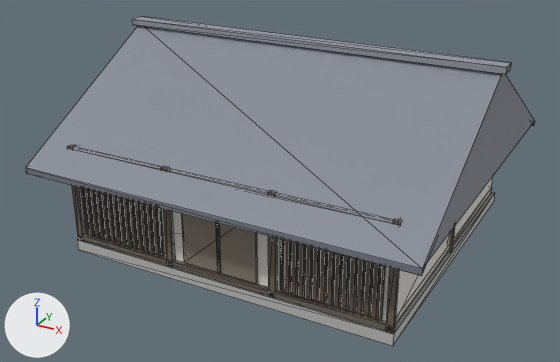
The glTF model godot/assets/models/machiya_f_b.glb as it was, and as the next commit left it.
Both versions are drawn from a 50 mm lens placed at (9.15, -13.66, 10.11), pointed at (-0.24, 3.41, 1.58). Lighting does not change. The marker at lower left points along +X, +Y and +Z. The first picture is the older version. Mesh edges are drawn as thin lines. Vertices at exactly the same position are counted once.

The first picture shows 'machiya_f_b'.
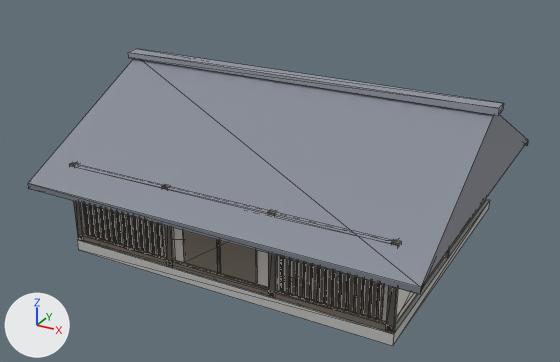
Diff of the bpy script that builds the scene:
```diff
--- a/godot/assets/models/machiya_f_b.glb.py
+++ b/godot/assets/models/machiya_f_b.glb.py
@@ me_machiya_f_b @@
 # used by ob_machiya_f_b; location = (0.0, 0.0, 0.0)
-me_machiya_f_b.from_pydata(...)  # 374 vertices, 464 faces; spans x -5.37..5.37, y -0.85..9.05, z 0.0..5.4
+me_machiya_f_b.from_pydata(...)  # 374 vertices, 464 faces; spans x -5.37..5.37, y -0.85..8.45, z 0.0..4.5
+# me_machiya_f_b part 1: the loose piece of 8 vertices spanning x -4.4..4.4, y 0.0..8.2, z 0.3..2.99 is scaled about its middle by (1, 0.927, 0.821), then moved by (0.0, -0.3, -0.24)
+# me_machiya_f_b part 2: the loose piece of 8 vertices spanning x 4.36..4.49, y 4.03..4.16, z 0.3..2.99 is scaled about its middle by (1, 1, 0.821), then moved by (0.0, -0.3, -0.24)
+# me_machiya_f_b part 3: the loose piece of 8 vertices spanning x -4.45..4.45, y -0.1..0.01, z 2.79..2.94 is moved by (0.0, 0.0, -0.48)
+# me_machiya_f_b part 4: the loose piece of 8 vertices spanning x -5.37..5.37, y 3.89..4.31, z 5.23..5.4 is moved by (0.0, -0.3, -0.9)
+# me_machiya_f_b part 5: 166 of 374 vertices moved; they spanned x -5.25..5.25, y -0.85..9.05, z 0.0..5.26 and now span x -5.25..5.25, y -0.85..8.45, z 0.0..4.36; mean shift (0.0, -0.05, -0.39); largest move (-5.25, 4.1, 5.26) -> (-5.25, 3.8, 4.36)
+# other edits to the shape of me_machiya_f_b do not show in these pictures
 me_machiya_f_b.materials.append(mat_defaultmaterial)
```

Location of each change, [x1, y1, x2, y2] in pixels of the pictures (560 x 362 px; the box of a moved part takes in the faces that stretch with it):
'machiya_f_b', reshaped (10% shorter): before [26, 16, 534, 346]; after [28, 49, 528, 346]
part 1 of me_machiya_f_b, moved or reshaped: before [79, 178, 492, 321]; after [81, 203, 413, 321]
part 2 of me_machiya_f_b, moved or reshaped: before [449, 226, 455, 253]; after [445, 248, 450, 258]
part 3 of me_machiya_f_b, moved or reshaped (mostly hidden afterwards): before [72, 149, 391, 223]; after [77, 167, 390, 244]
part 4 of me_machiya_f_b, moved or reshaped: before [132, 16, 511, 74]; after [128, 49, 504, 115]
part 5 of me_machiya_f_b, moved or reshaped: before [26, 26, 534, 328]; after [28, 59, 528, 329]
